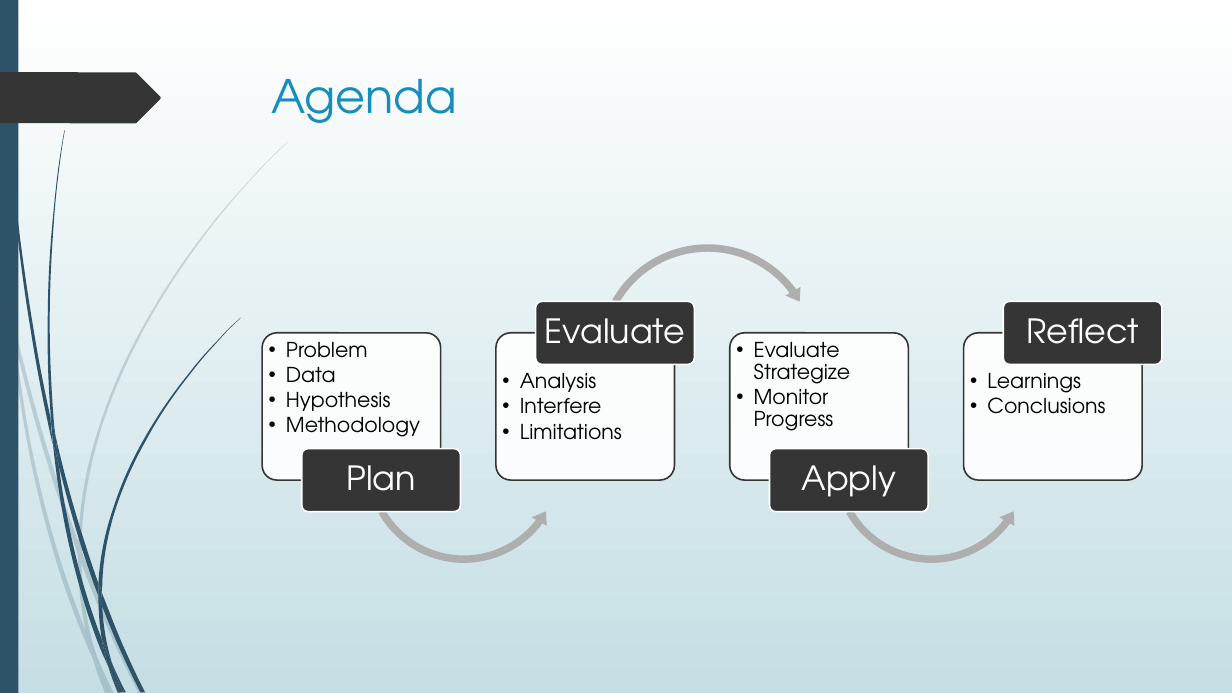
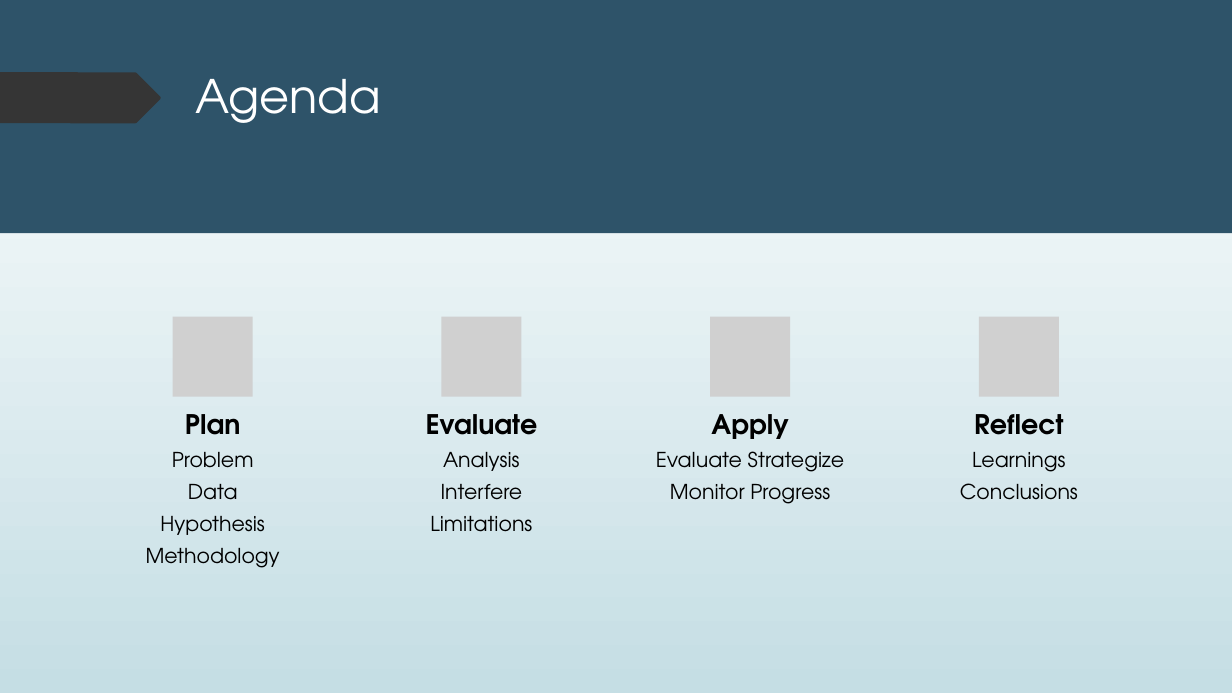
Before and after one commit to dr-natetorious/TIM-7101-Statistics, a slide deck: slide 2 of Section_3_Mgmt_Informed/Week8_Presentation/BachmeierNTIM7101-8.pptx. Drawn at 1232x693 pixels with LibreOffice and Linux fonts; fonts in the diff are those of the drawing; grey boxes stand for pictures. Boxes give left, top, right and bottom in pixels: in the first picture for what was removed or moved away, otherwise in the second. Text is boxed around its words. In the diff, an @@ line names an element or a change of style, - is before the commit and + after.

```diff
--- a/Section_3_Mgmt_Informed/Week8_Presentation/BachmeierNTIM7101-8.pptx
+++ b/Section_3_Mgmt_Informed/Week8_Presentation/BachmeierNTIM7101-8.pptx
@@ rectangle added at [0,0,1232,693], fill gradient #FFFFFF to #C5DEE5 @@
@@ rectangle added at [0,0,1232,233], fill #2E5369 @@
@@ freeform shape removed at [0,72,161,123] @@
@@ freeform shape added at [0,72,161,123], fill #353535 @@
@@ title "Agenda": place and size @@
-title "Agenda" at [271,79,456,123]
+title "Agenda" at [196,79,381,123]
@@ title "Agenda" at [196,79,381,123]: text colour #178DBB to #FFFFFF @@
@@ group added at [173,317,1059,397]: 4 pictures @@
@@ group removed at [262,239,1163,567]: 8 rounded rectangles, 2 left circular arrows, 1 circular arrow @@
@@ text "Plan": place and size @@
-text "Plan" at [346,465,416,491]
+text "Plan" at [185,414,241,435]
@@ size 26 to 21 pt, text colour #FFFFFF to #000000, bold on; line spacing 0.9 to 1; less space between paragraphs; vertical alignment middle to top in 4 elements at [711,414,789,439], [974,414,1063,435], [185,414,241,435], [426,414,538,435] @@
@@ text "Evaluate": place and size @@
-text "Evaluate" at [545,318,685,344]
+text "Evaluate" at [426,414,538,435]
@@ text "Apply": place and size @@
-text "Apply" at [801,465,896,497]
+text "Apply" at [711,414,789,439]
@@ text "Reflect": place and size @@
-text "Reflect" at [1026,318,1139,344]
+text "Reflect" at [974,414,1063,435]
@@ text "Problem": place and size @@
-text "Problem" at [286,342,420,437]
+text "Problem" at [146,452,280,568]
@@ text "Problem" at [146,452,280,568]: alignment left to centre; bullet • to none; list level 2 to 1 in "Problem"; line spacing 0.9 to 1; list level 2 to 1 in "Data"; list level 2 to 1 in "Hypothesis"; list level 2 to 1 in "Methodology" @@
@@ text "Analysis": place and size @@
-text "Analysis" at [520,373,622,440]
+text "Analysis" at [430,452,532,532]
@@ text "Analysis" at [430,452,532,532]: alignment left to centre; bullet • to none; list level 2 to 1 in "Analysis"; line spacing 0.9 to 1; list level 2 to 1 in "Interfere"; list level 2 to 1 in "Limitations" @@
@@ text "Evaluate Strategize": place and size @@
-text "Evaluate Strategize" at [754,342,851,431]
+text "Evaluate Strategize" at [656,451,845,504]
@@ text "Evaluate Strategize" at [656,451,845,504]: alignment left to centre; bullet • to none; list level 2 to 1 in "Evaluate Strategize"; line spacing 0.9 to 1; list level 2 to 1 in "Monitor Progress" @@
@@ text "Learnings": place and size @@
-text "Learnings" at [987,373,1105,414]
+text "Learnings" at [960,452,1078,500]
@@ text "Learnings" at [960,452,1078,500]: alignment left to centre; bullet • to none; list level 2 to 1 in "Learnings"; line spacing 0.9 to 1; list level 2 to 1 in "Conclusions" @@
```
Also in this commit, not shown: 3 other slides changed, 1 slide removed.
